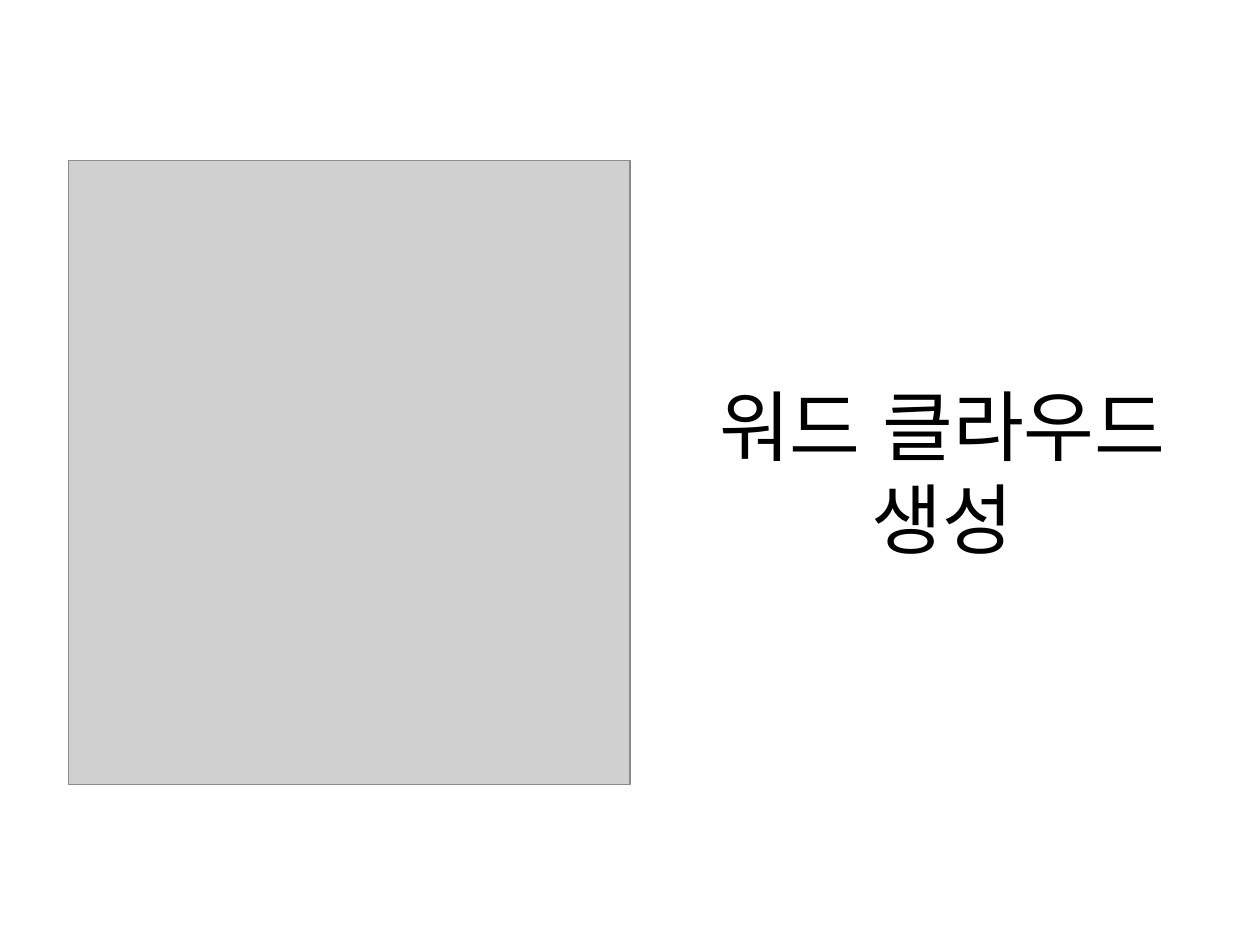
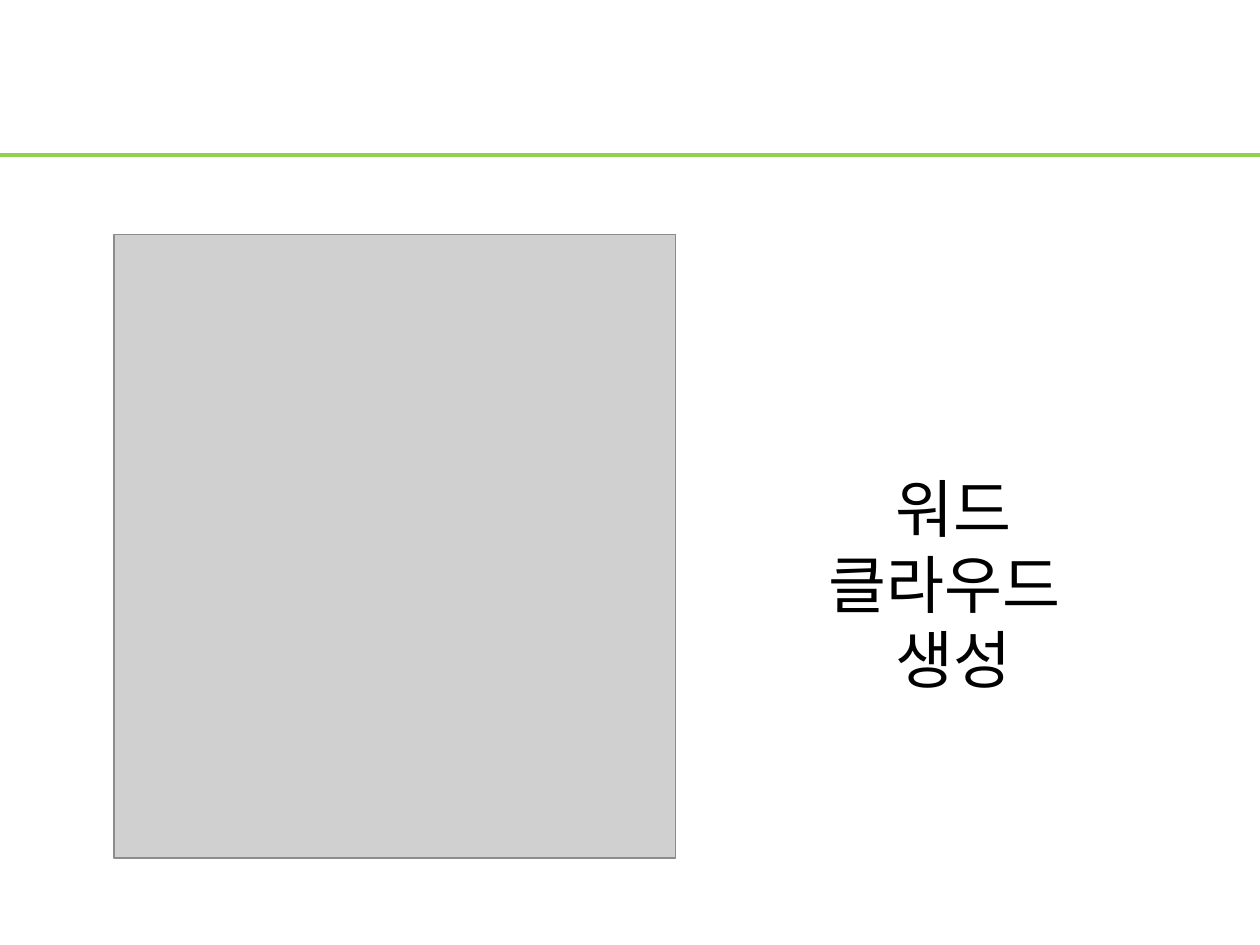
Before and after one commit to WasVelinn/1stPerSonalProjecT, a slide deck: slide 7 of 프레젠테이션1.pptx. Drawn at 1260x945 pixels with LibreOffice and Linux fonts; fonts in the diff are those of the drawing; grey boxes stand for pictures. Boxes give left, top, right and bottom in pixels: in the first picture for what was removed or moved away, otherwise in the second. Text is boxed around its words. In the diff, an @@ line names an element or a change of style, - is before the commit and + after.

```diff
--- a/프레젠테이션1.pptx
+++ b/프레젠테이션1.pptx
@@ line added from (0, 155) to (1260, 155), #92D050 2.25 pt @@
@@ picture: place and size @@
-picture at (68, 161, 630, 785)
+picture at (115, 234, 677, 858)
@@ text at (829, 480, 1061, 688): text changed; size 44 to 36 pt @@
-워드 클라우드 생성
+워드 클라우드
+생성
```
Also in this commit, not shown: 39 other slides changed, 2 slides added, 2 slides removed, 18 other files.
